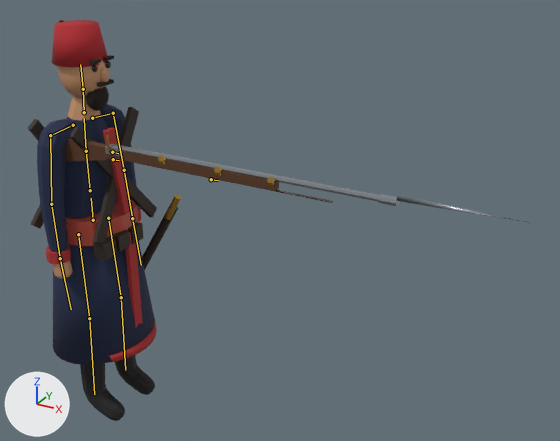
The glTF model models/era2/usmonli_sarboz.glb, before and after one commit.
Camera for both pictures: a 50 mm camera at (2.24, -2.36, 2.34) aimed at (0.84, 0.18, 1.07). Arrows for +X, +Y and +Z are at lower left; the lights stay in place. The picture after the commit comes second. The bones that change, and the others that lie on the model, are drawn over the model as lines.

Objects in the first picture: 'Body', 'Rifle'.
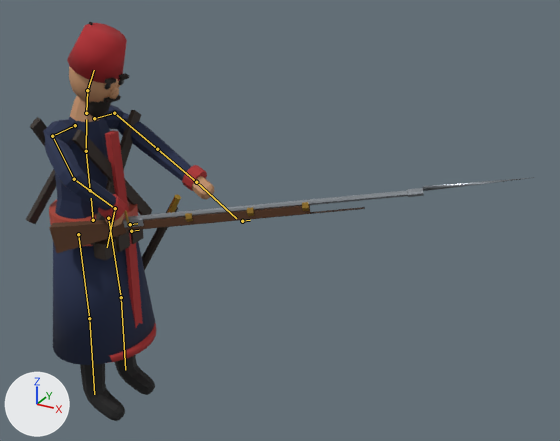
The newer file adds an action. The first version stands in its rest pose; the second is drawn at frame 14 of the action 'Reload2'.

What the commit changed:
Bone 'Chest' (bone_chest) turns from (0, 0, 0) to (0, 0, -5) degrees about its own x, y and z.
Bone 'Head' (bone_head) turns from (0, 0, 0) to (0, 0, -22) degrees about its own x, y and z.
Bone 'UpperArm.L' (bone_upperarm_l) turns from (0, 0, 0) to (21, 122, -55) degrees about its own x, y and z.
Bone 'ForeArm.L' (bone_forearm_l) turns from (0, 0, 0) to (5, 0, 5) degrees about its own x, y and z.
Bone 'UpperArm.R' (bone_upperarm_r) turns from (0, 0, 0) to (-134, -51, 73) degrees about its own x, y and z.
Bone 'ForeArm.R' (bone_forearm_r) turns from (0, 0, 0) to (3, 7, -83) degrees about its own x, y and z.
Bone 'Hand.R' (bone_hand_r) turns from (0, 0, 0) to (45, 3, 6) degrees about its own x, y and z.
Bone 'Rifle' (bone_rifle) moves from (0.0, 0.0, 0.0) to (-0.02, 0.06, -0.28).
Bone 'Rifle' (bone_rifle) turns from (0, 0, 0) to (12, 0, 25) degrees about its own x, y and z.

What differs and where, as boxes (x1, y1, x2, y2) in the pictures (560 x 441 px):
'Body', posed (23% wider)
    before: (28, 20, 181, 421)
    after: (26, 22, 214, 421)
'Rifle', posed (13% shorter)
    before: (65, 135, 531, 223)
    after: (49, 177, 535, 253)
bone 'Chest', root to tip
    before: (86, 151) to (84, 118)
    after: (86, 151) to (86, 119)
bone 'Head', root to tip
    before: (83, 89) to (80, 64)
    after: (87, 90) to (94, 70)
bone 'UpperArm.L', root to tip
    before: (113, 113) to (124, 170)
    after: (114, 113) to (157, 149)
bone 'ForeArm.L', root to tip
    before: (124, 170) to (132, 218)
    after: (157, 149) to (196, 182)
bone 'UpperArm.R', root to tip
    before: (50, 135) to (51, 204)
    after: (52, 136) to (74, 179)
bone 'ForeArm.R', root to tip
    before: (51, 204) to (60, 258)
    after: (74, 179) to (115, 208)
bone 'Hand.R', root to tip
    before: (60, 258) to (71, 309)
    after: (115, 208) to (107, 247)
bone 'Rifle', root to tip
    before: (112, 152) to (118, 153)
    after: (130, 224) to (137, 223)
